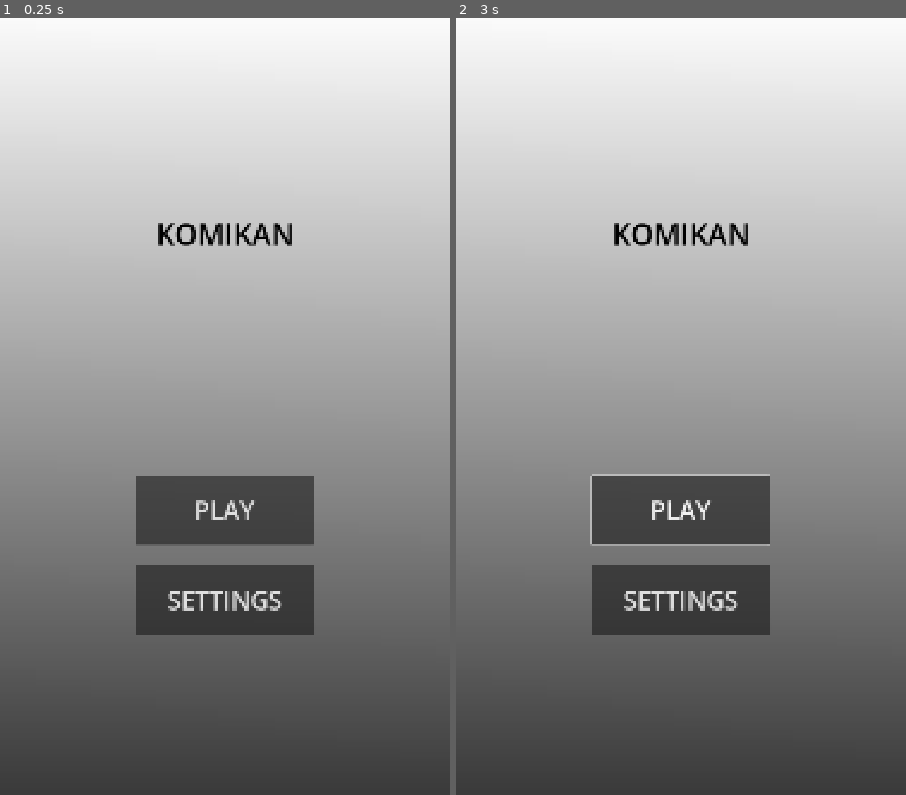
Above: before the commit, frames 1-2 (left to right).
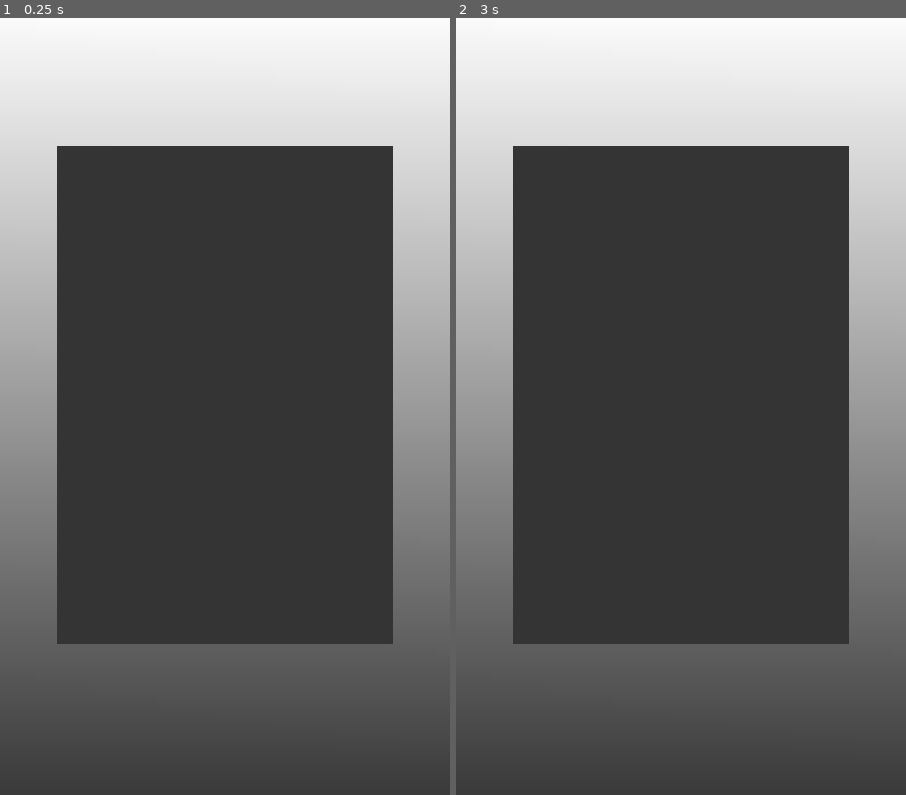
Above: after the commit, the same moments.

Repository: LeYohan-rgb/komikan
Game: Godot game, scene res://Scenes/main_menu.tscn
Two runs of this game, one before a commit and one after it. Both use one fixed random seed, a clock stepped at 60 frames per second and the inputs below.
Inputs (mouse positions are in pixels of both pictures, inside the frame that each line leads up to):
- Up to frame 1 (0.25 s): no input
- Up to frame 2 (3 s): click "SETTINGS" at 0.5 s; click "PLAY" at 1.25 s; click "PLAY" at 2 s; tap Enter at 2.75 s; move the mouse to (780, 352) at 2.77 s; hold Right from 2.78 s (still down); tap Alt at 2.85 s; click (780, 352) at 2.92 s

The runs differ from the first frame. In frame 1, 41% of the frame differs, in the area x 12-88%, y 16-81%; in frame 2, 41%.

Commit message:
Added settings panel and play buttons

Diff:
--- a/Scenes/main_menu.tscn
+++ b/Scenes/main_menu.tscn
@@ -1,4 +1,6 @@
 [gd_scene format=3 uid="uid://dxlxpenoq6ufq"]
+
+[ext_resource type="Script" uid="uid://cixaqu08uye6m" path="res://Scripts/main_menu.gd" id="1_28flt"]
 
 [sub_resource type="Gradient" id="Gradient_erv1k"]
 colors = PackedColorArray(0.23031491, 0.23031494, 0.23031494, 1, 1, 1, 1, 1)
@@ -11,6 +13,9 @@
 [sub_resource type="StyleBoxTexture" id="StyleBoxTexture_yhxw7"]
 texture = SubResource("GradientTexture2D_28flt")
 
+[sub_resource type="StyleBoxFlat" id="StyleBoxFlat_jague"]
+bg_color = Color(0.2051174, 0.20511746, 0.20511732, 1)
+
 [node name="main_menu" type="Control" unique_id=207427969]
 layout_mode = 3
 anchors_preset = 15
@@ -18,6 +23,7 @@
 anchor_bottom = 1.0
 grow_horizontal = 2
 grow_vertical = 2
+script = ExtResource("1_28flt")
 
 [node name="main_background" type="Panel" parent="." unique_id=73220291]
 layout_mode = 1
@@ -85,13 +91,13 @@
 size_flags_stretch_ratio = 4.08
 theme_override_constants/separation = 50
 
-[node name="Button" type="Button" parent="HBoxContainer/VBoxContainer/buttons_list/buttons" unique_id=1139575402]
+[node name="play_button" type="Button" parent="HBoxContainer/VBoxContainer/buttons_list/buttons" unique_id=1139575402]
 layout_mode = 2
 size_flags_vertical = 3
 theme_override_font_sizes/font_size = 60
 text = "PLAY"
 
-[node name="Button2" type="Button" parent="HBoxContainer/VBoxContainer/buttons_list/buttons" unique_id=725930718]
+[node name="settings_button" type="Button" parent="HBoxContainer/VBoxContainer/buttons_list/buttons" unique_id=725930718]
 layout_mode = 2
 size_flags_vertical = 3
 theme_override_font_sizes/font_size = 60
@@ -108,3 +114,19 @@
 [node name="Control2" type="Control" parent="HBoxContainer" unique_id=55643362]
 layout_mode = 2
 size_flags_horizontal = 3
+
+[node name="CenterContainer" type="CenterContainer" parent="." unique_id=1354299085]
+layout_mode = 1
+anchors_preset = 15
+anchor_right = 1.0
+anchor_bottom = 1.0
+grow_horizontal = 2
+grow_vertical = 2
+
+[node name="settings_panel" type="Panel" parent="CenterContainer" unique_id=1583629992]
+custom_minimum_size = Vector2(800, 1200)
+layout_mode = 2
+size_flags_stretch_ratio = 0.0
+theme_override_styles/panel = SubResource("StyleBoxFlat_jague")
+
+[connection signal="pressed" from="HBoxContainer/VBoxContainer/buttons_list/buttons/settings_button" to="." method="_on_settings_button_pressed"]
--- /dev/null
+++ b/Scripts/global.gd
@@ -0,0 +1,4 @@
+extends Node
+
+var player_name_1 = "Jugador 1"
+var player_name_2 = "Jugador 2"
--- /dev/null
+++ b/Scripts/main_menu.gd
@@ -0,0 +1,13 @@
+extends Control
+
+@onready var settings_panel = $CenterContainer/settings_panel
+
+
+func _ready() -> void:
+	var viewport_size = get_viewport().get_visible_rect().size
+
+	settings_panel.custom_minimum_size.y = viewport_size.y * 0.625
+	settings_panel.custom_minimum_size.x = viewport_size.x * (800.0 / 1080.0)
+
+func _on_settings_button_pressed() -> void:
+	pass # Replace with function body.
--- a/project.godot
+++ b/project.godot
@@ -14,6 +14,10 @@
 run/main_scene="uid://dxlxpenoq6ufq"
 config/features=PackedStringArray("4.7", "Mobile")
 config/icon="res://icon.svg"
+
+[autoload]
+
+Global="*uid://80r3ivbevpxh"
 
 [display]
 
Not shown, added: Scripts/global.gd.uid
Not shown, added: Scripts/main_menu.gd.uid
